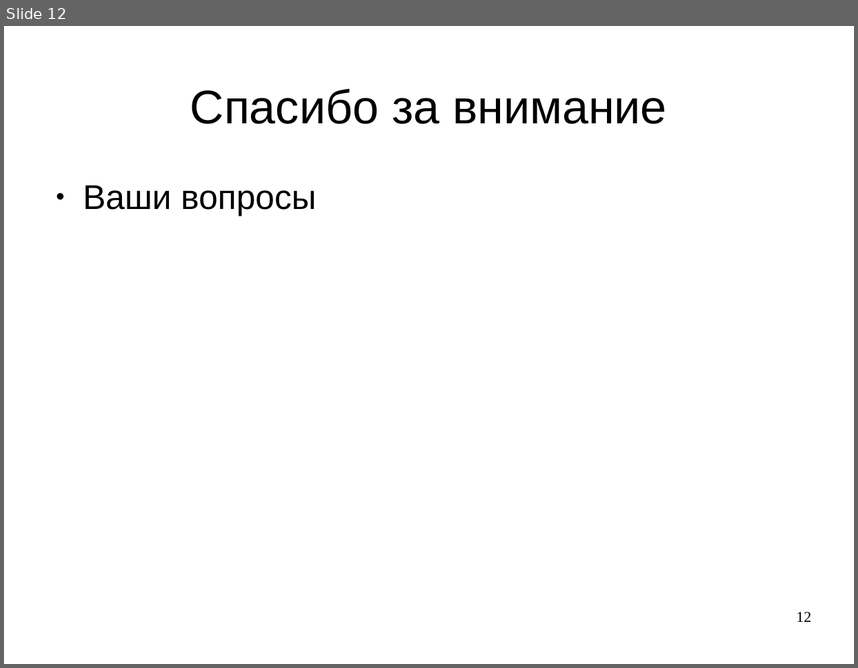
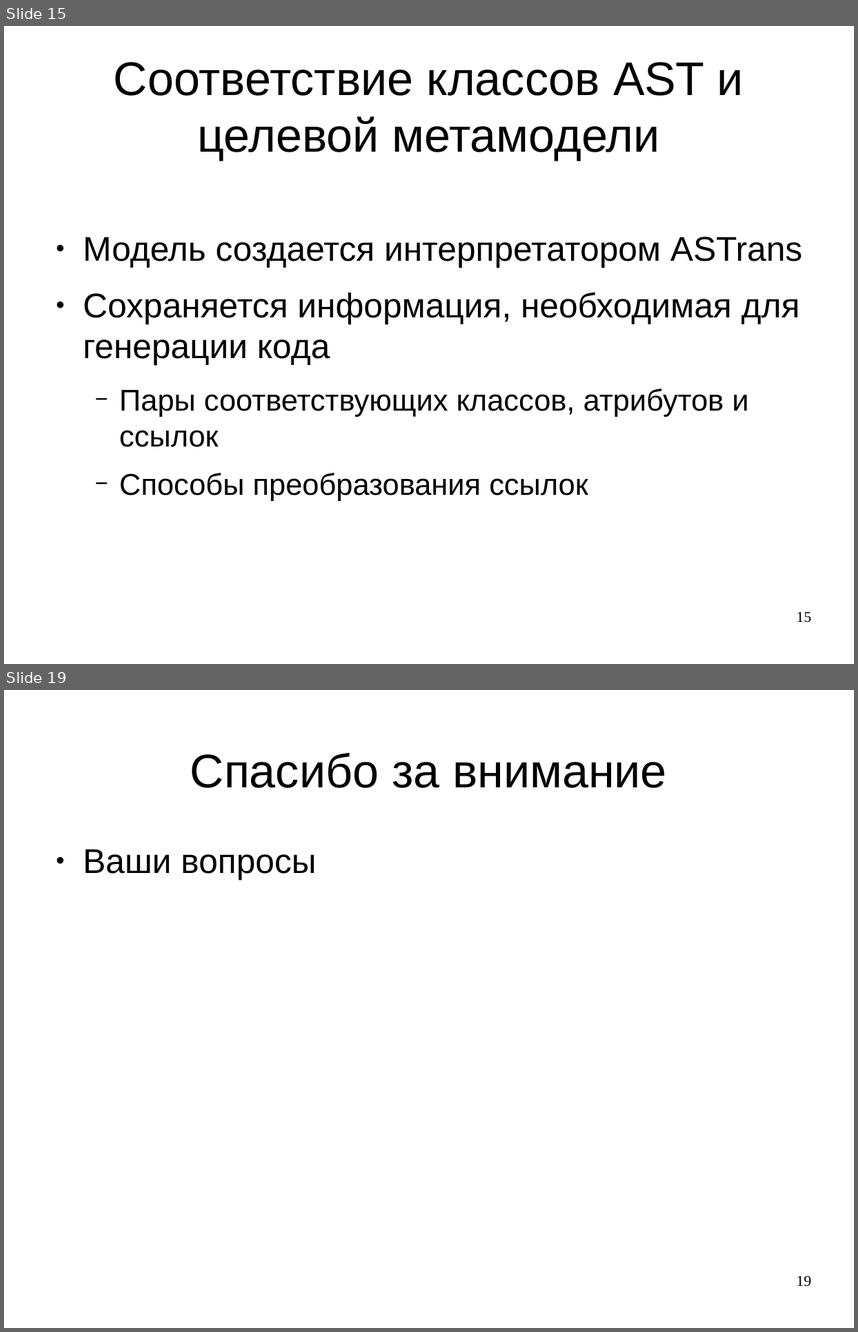
Before and after one commit to abreslav-from-google-code/abreslav, a slide deck: astrans/thesis.rus/Презентация.odp. Shown one above the other, each under a label of ours: slide 12 before the commit, slides 15 and 19 after it; the slides between them are not shown. The pictures are 858x668 and 858x1332 pixels, drawn with LibreOffice and Linux fonts; fonts in the diff are those of the drawing. Boxes give left, top, right and bottom in pixels: in the first picture for what was removed or moved away, otherwise in the second. Text is boxed around its words. In the diff, an @@ line names an element or a change of style, - is before the commit and + after.

```diff
--- a/astrans/thesis.rus/Презентация.odp
+++ b/astrans/thesis.rus/Презентация.odp
@@ slide 15 added at (4, 26, 854, 664), background #FFFFFF @@
@@ title added at (114, 62, 743, 160), 44 pt, text #000000 @@
+Соответствие классов AST и целевой метамодели
@@ text added at (83, 236, 802, 501), 32 pt, text #000000 @@
+● Модель создается интерпретатором ASTrans
+● Сохраняется информация, необходимая для генерации кода
+  − Пары соответствующих классов, атрибутов и ссылок
+  − Способы преобразования ссылок
@@ page number added at (796, 611, 811, 622), 14 pt, text #000000 @@
+15
@@ what was slide 12 is now slide 19 @@
@@ page number at (796, 1275, 811, 1286): text changed @@
-12
+19
```
Also in this commit, not shown: 7 slides changed, 9 other slides added, 3 slides removed.
